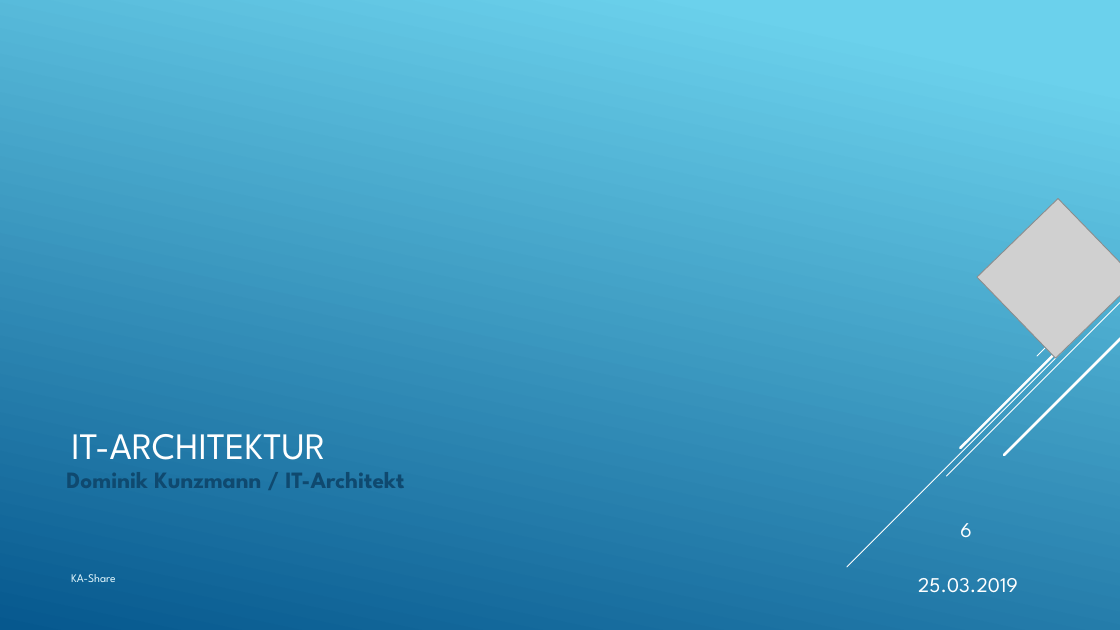
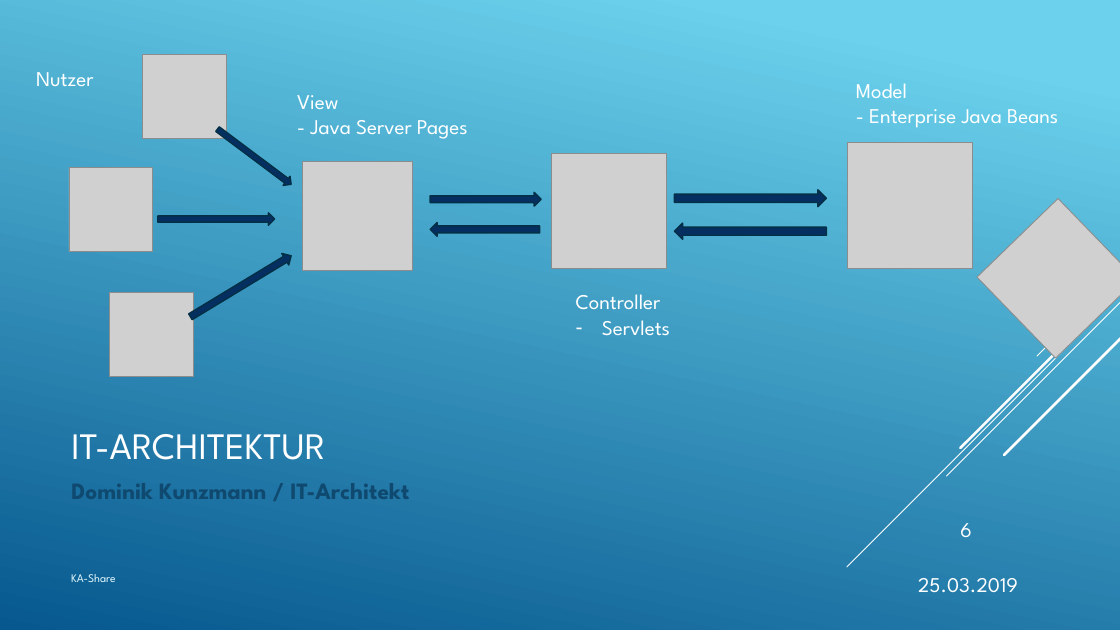
Before and after one commit to KanBen86/ProjektCarsharing, a slide deck: slide 6 of Präsentation/Endpräsentation.pptx. Drawn at 1120x630 pixels with LibreOffice and Linux fonts; fonts in the diff are those of the drawing; grey boxes stand for pictures. Boxes give left, top, right and bottom in pixels: in the first picture for what was removed or moved away, otherwise in the second. Text is boxed around its words. In the diff, an @@ line names an element or a change of style, - is before the commit and + after.

Commit message:
IT Architekt hinzugefügt

```diff
--- a/Präsentation/Endpräsentation.pptx
+++ b/Präsentation/Endpräsentation.pptx
@@ picture added at [143, 55, 227, 139] @@
@@ text added at [36, 72, 94, 86], 18 pt, text #FFFFFF @@
+Nutzer
@@ text added at [856, 83, 1058, 128], 18 pt, text #FFFFFF @@
+Model
+- Enterprise Java Beans
@@ text added at [297, 95, 468, 139], 18 pt, text #FFFFFF @@
+View
+- Java Server Pages
@@ right arrow added at [214, 125, 295, 190], fill #052F61, outline #043148 1.25 pt @@
@@ picture added at [847, 143, 973, 269] @@
@@ picture added at [69, 168, 153, 252] @@
@@ picture added at [302, 161, 412, 271] @@
@@ picture added at [552, 154, 667, 269] @@
@@ right arrow added at [430, 192, 541, 206], fill #052F61, outline #043148 1.25 pt @@
@@ right arrow added at [675, 190, 827, 207], fill #052F61, outline #043148 1.25 pt @@
@@ right arrow added at [158, 213, 275, 225], fill #052F61, outline #043148 1.25 pt @@
@@ right arrow added at [430, 223, 539, 236], fill #052F61, outline #043148 1.25 pt @@
@@ right arrow added at [675, 223, 827, 239], fill #052F61, outline #043148 1.25 pt @@
@@ right arrow added at [187, 250, 295, 323], fill #052F61, outline #043148 1.25 pt @@
@@ picture added at [110, 292, 194, 376] @@
@@ text added at [576, 294, 670, 335], 18 pt, text #FFFFFF @@
+Controller
+– Servlets
@@ text "Dominik Kunzmann / IT-Architekt": place and size @@
-text "Dominik Kunzmann / IT-Architekt" at [66, 472, 404, 488]
+text "Dominik Kunzmann / IT-Architekt" at [71, 483, 409, 499]
```
Also in this commit, not shown: 1 other slide changed.
